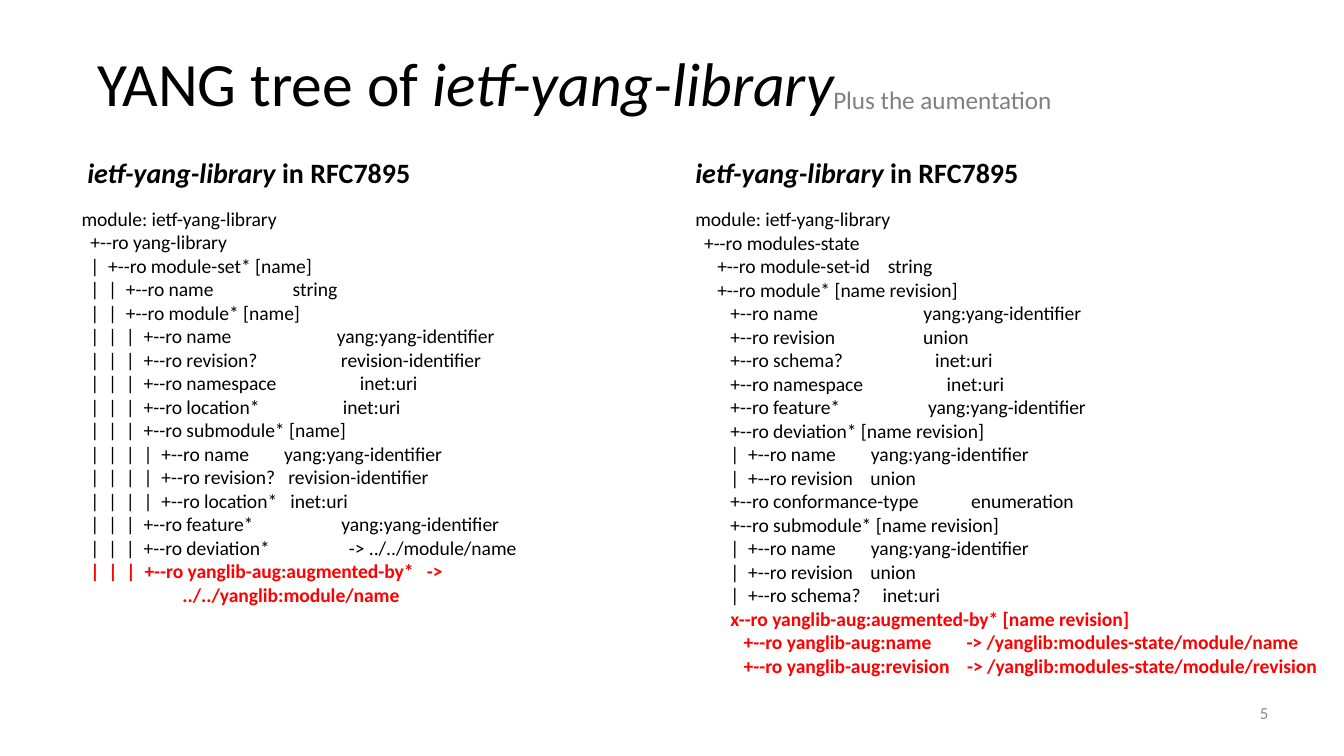
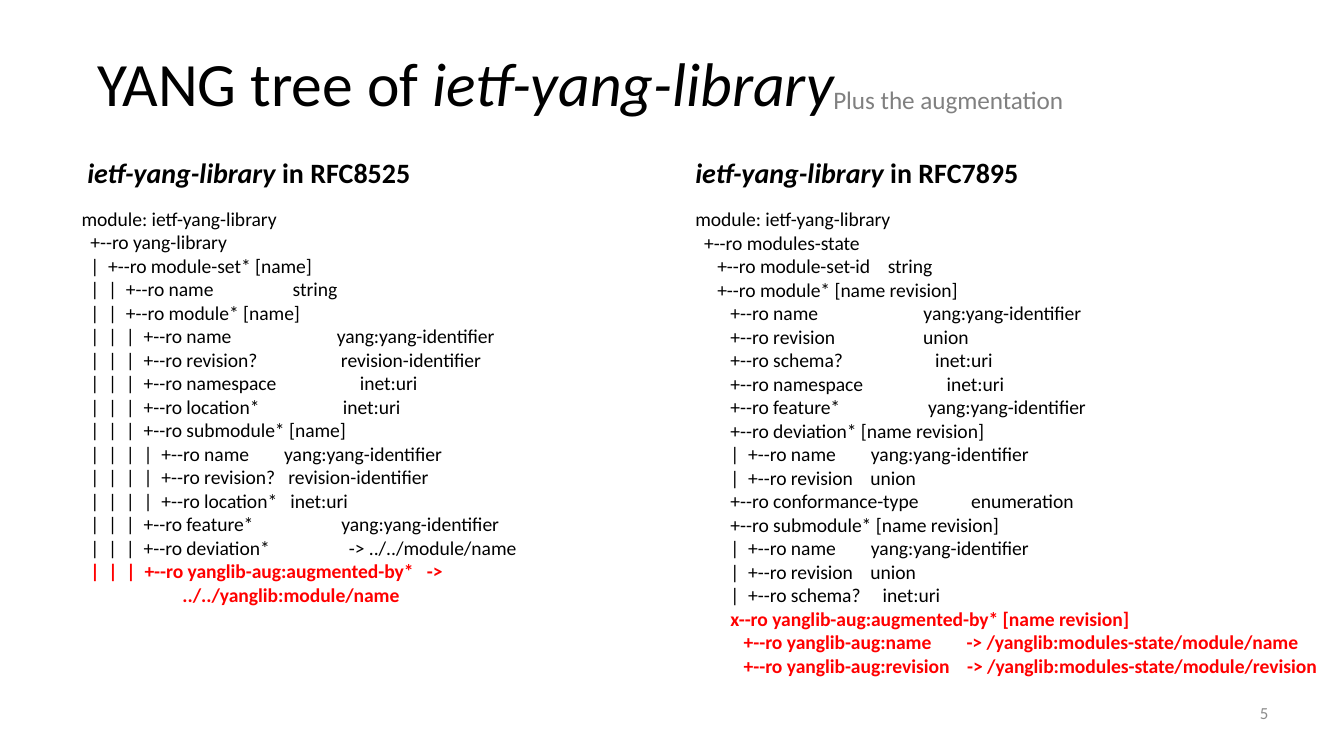
Before and after one commit to IETF-Hackathon/ietf119-project-presentations, a slide deck: slide 5 of ietf-119-hackathon-Augmented-by_Addition_into_the_ietf-yang-library_hackathon.pptx. Drawn at 1344x756 pixels with LibreOffice and Linux fonts; fonts in the diff are those of the drawing. Boxes give left, top, right and bottom in pixels: in the first picture for what was removed or moved away, otherwise in the second. Text is boxed around its words. In the diff, an @@ line names an element or a change of style, - is before the commit and + after.

Commit message:
Edit slides
Second time edit slides for project Augmented-by addtion to the ietf-yang-library

```diff
--- a/ietf-119-hackathon-Augmented-by_Addition_into_the_ietf-yang-library_hackathon.pptx
+++ b/ietf-119-hackathon-Augmented-by_Addition_into_the_ietf-yang-library_hackathon.pptx
@@ text at bbox=[833, 91, 1063, 113]: text changed @@
-Plus the aumentation
+Plus the augmentation
@@ text at bbox=[87, 163, 410, 188]: text changed @@
-ietf-yang-library in RFC7895
+ietf-yang-library in RFC8525
```
Also in this commit, not shown: 2 other slides changed.
